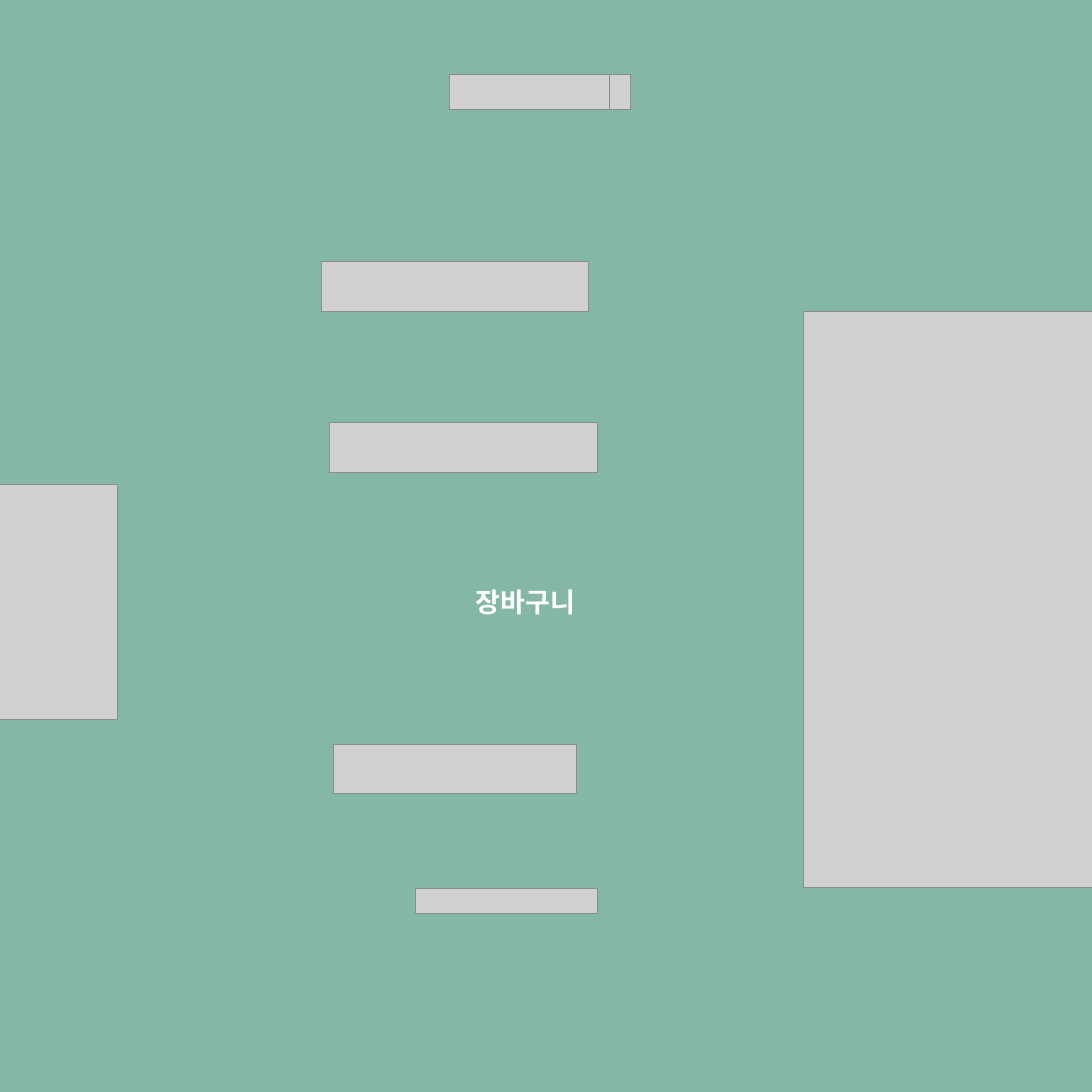
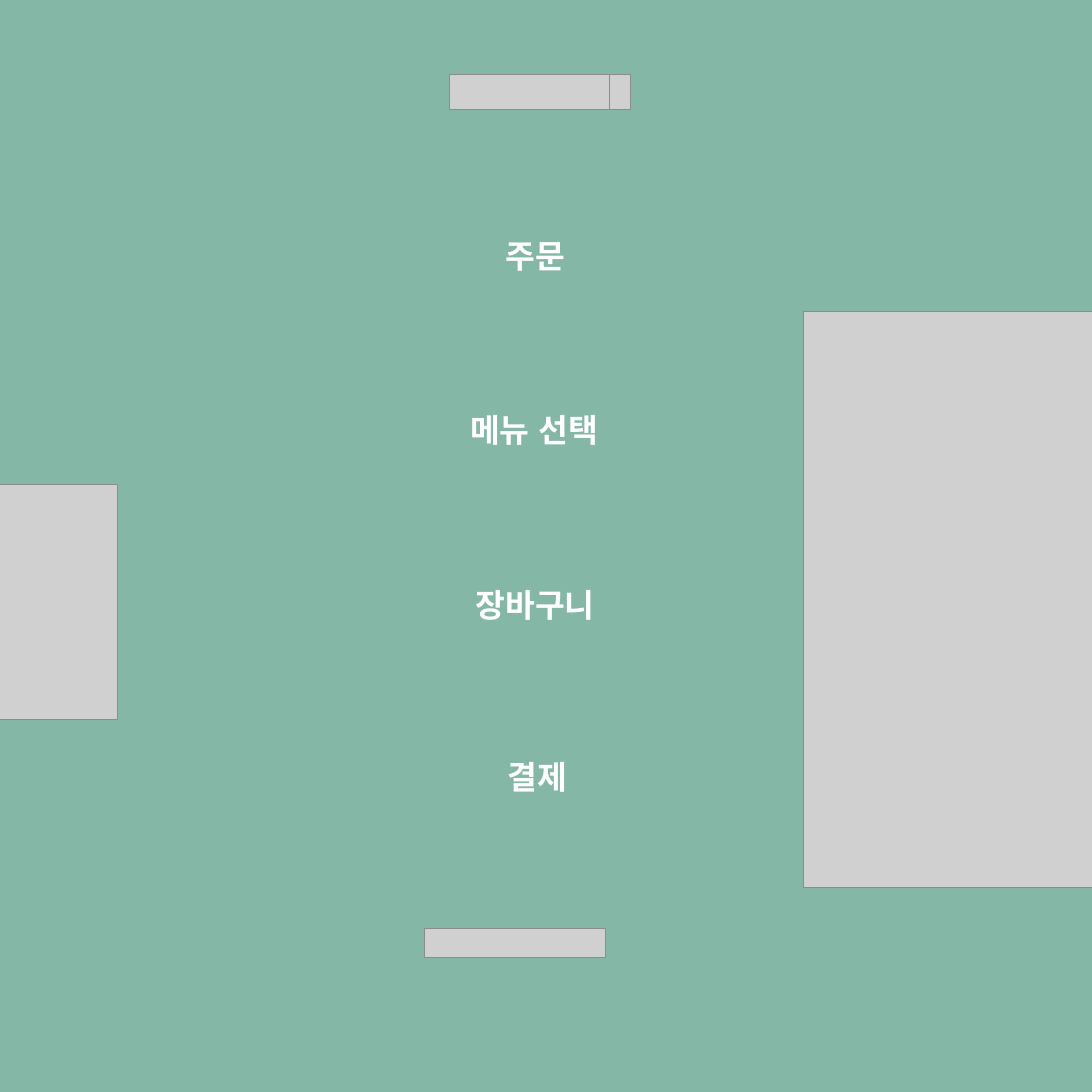
Before and after one commit to incheon-choi/GUI_PROJECT, a slide deck: slide 5 of 분식집 ppt_.pptx. Drawn at 1092x1092 pixels with LibreOffice and Linux fonts; fonts in the diff are those of the drawing; grey boxes stand for pictures. Boxes give left, top, right and bottom in pixels: in the first picture for what was removed or moved away, otherwise in the second. Text is boxed around its words. In the diff, an @@ line names an element or a change of style, - is before the commit and + after.

```diff
--- a/분식집 ppt_.pptx
+++ b/분식집 ppt_.pptx
@@ picture removed at bbox=[322, 261, 589, 311] @@
@@ text added at bbox=[506, 242, 566, 271], 24 pt, text #FFFFFF, bold @@
+주문
@@ text added at bbox=[470, 415, 599, 445], 24 pt, text #FFFFFF, bold @@
+메뉴 선택
@@ picture removed at bbox=[329, 422, 598, 472] @@
@@ text "장바구니" at bbox=[476, 590, 595, 620]: size 20 to 24 pt @@
@@ picture removed at bbox=[334, 745, 577, 793] @@
@@ text added at bbox=[508, 762, 568, 792], 24 pt, text #FFFFFF, bold @@
+결제
@@ picture removed at bbox=[415, 889, 597, 914] @@
@@ picture added at bbox=[424, 929, 606, 958] @@
```
Also in this commit, not shown: 3 other slides changed.
